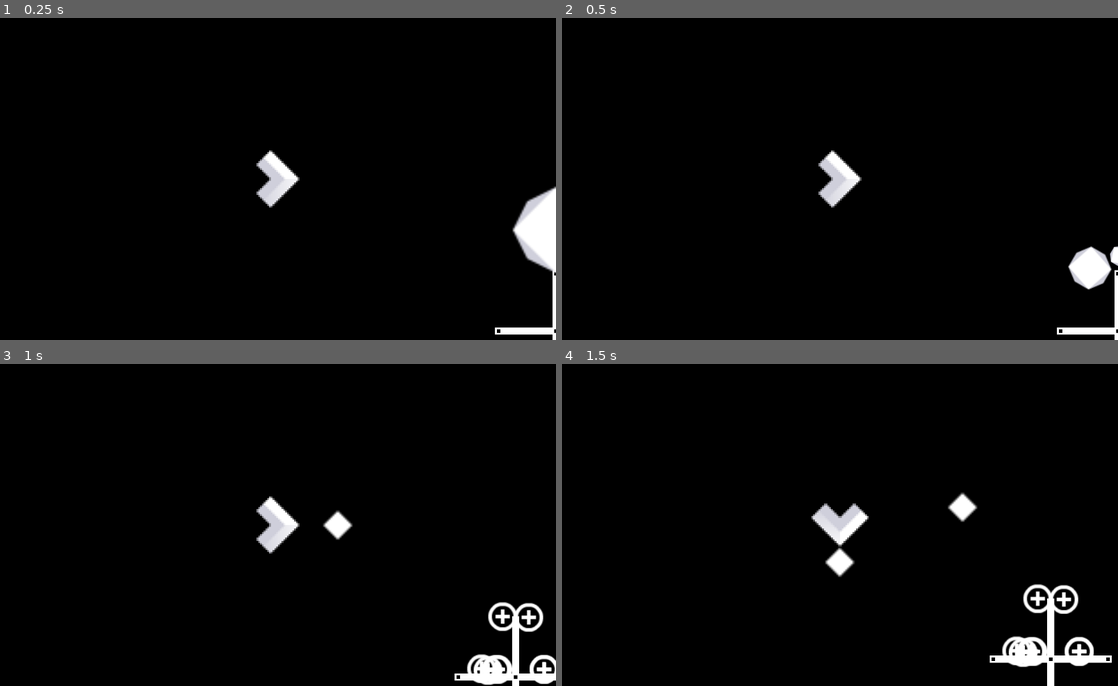
Above: before the commit, frames 1-4 (two rows, left to right).
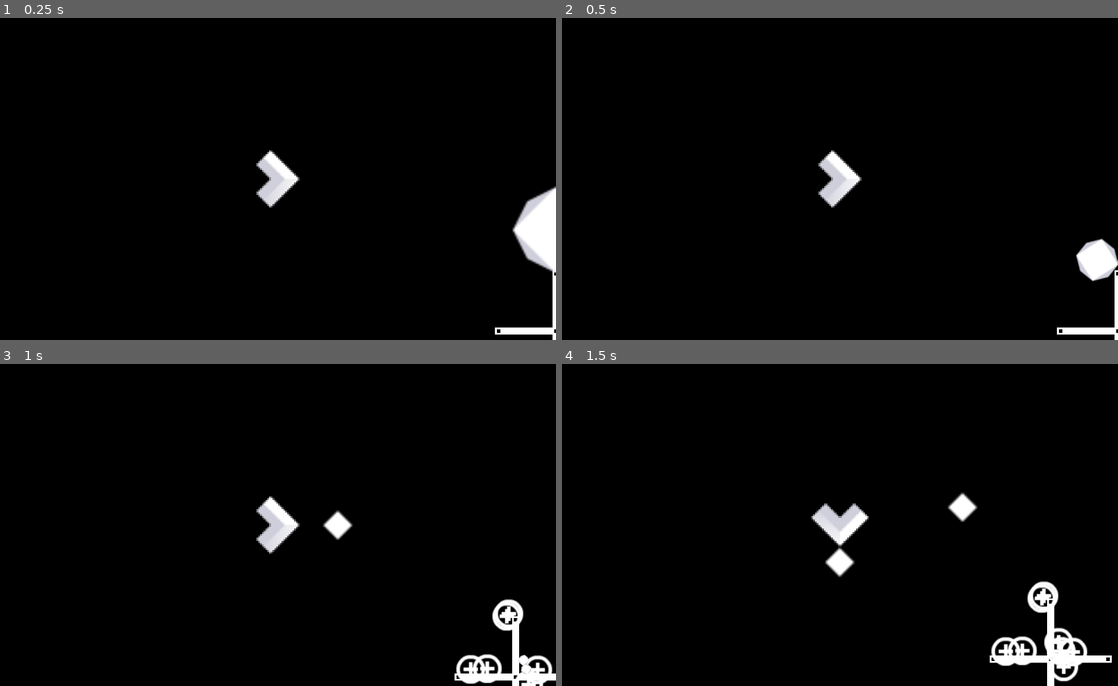
Above: after the commit, the same moments.

Repository: Maaack/gwj-85
Game: Godot game, scene res://scenes/space/space.tscn
Two runs of this game, one before a commit and one after it. Both use one fixed random seed, a clock stepped at 60 frames per second and the inputs below.
Inputs:
- Up to frame 1 (0.25 s): no input
- Up to frame 2 (0.5 s): no input
- Up to frame 3 (1 s): hold Right (move_right) from 0.53 s (still down); tap Space (shoot) at 0.6 s
- Up to frame 4 (1.5 s): release Right (move_right) at 1.28 s; hold Down (move_down) from 1.28 s (still down); tap Space (shoot) at 1.35 s

Frame 1 is identical in both runs. In frame 2, 0.6% of the frame differs, in the area x 91-100%, y 68-85%; in frame 3, 1.4%; in frame 4, 1.7%, in the area x 77-96%, y 67-99%.

Commit message:
Bullets trigger signals on station tilesets.

Diff:
--- a/scenes/asteroids/asteroid.gd
+++ b/scenes/asteroids/asteroid.gd
@@ -11,10 +11,7 @@
 @onready var sprite_2d = %Sprite2D
 @onready var collision_shape_2d = %CollisionShape2D
 
-func _on_body_entered(body: Node2D):
-	if body is Asteroid2D: return
-	if body.has_method("damage"):
-		body.damage(pow(2, game_mass))
+func damage(_amount : int = 1):
 	if game_mass > 1:
 		for piece_iter in range(pieces):
 			var asteroid_instance := self.duplicate()
@@ -30,6 +27,12 @@
 		GameEvents.object_spawned.emit(resource_instance)
 	queue_free()
 
+func _on_body_entered(body: Node2D):
+	if body is Asteroid2D or body is Bullet2D: return
+	if body.has_method("damage"):
+		body.damage(pow(2, game_mass))
+	damage(1)
+
 func _ready():
 	var _scale_ratio = pow(2, game_mass) / 16.0
 	sprite_2d.scale = Vector2(_scale_ratio, _scale_ratio)
--- a/scenes/bullets/bullet.gd
+++ b/scenes/bullets/bullet.gd
@@ -1,7 +1,22 @@
+class_name Bullet2D
 extends CharacterBody2D
 
-func _physics_process(delta) -> void:
-	move_and_slide()
+@export var bullet_damage := 10
+
+func _physics_process(_delta) -> void:
+	if move_and_slide():
+		for i in get_slide_collision_count():
+			var collision := get_slide_collision(i)
+			var collider := collision.get_collider()
+			if collider.has_method(&"damage"):
+				if collider is TileMapLayer:
+					collider.damage(bullet_damage, collision.get_position())
+				else:
+					collider.damage(bullet_damage)
+		queue_free()
 
 func damage(_amount : float) -> void:
 	queue_free()
+
+func _on_decay_timer_timeout():
+	queue_free()
--- a/scenes/bullets/bullet.tscn
+++ b/scenes/bullets/bullet.tscn
@@ -7,8 +7,8 @@
 radius = 2.0
 
 [node name="Bullet" type="CharacterBody2D"]
-collision_layer = 4
-collision_mask = 0
+collision_layer = 0
+collision_mask = 28
 script = ExtResource("1_5f1na")
 
 [node name="Sprite2D" type="Sprite2D" parent="."]
@@ -16,3 +16,10 @@
 
 [node name="CollisionShape2D" type="CollisionShape2D" parent="."]
 shape = SubResource("CircleShape2D_5f1na")
+
+[node name="DecayTimer" type="Timer" parent="."]
+wait_time = 5.0
+one_shot = true
+autostart = true
+
+[connection signal="timeout" from="DecayTimer" to="." method="_on_decay_timer_timeout"]
--- a/scenes/player_character/player.gd
+++ b/scenes/player_character/player.gd
@@ -1,4 +1,6 @@
 extends CharacterBody2D
+
+signal resources_updated(count : int)
 
 @export var resources : int = 0
 
@@ -7,10 +9,12 @@
 func remove_all_resources() -> int:
 	var return_value := resources
 	resources = 0
+	resources_updated.emit(resources)
 	return return_value
 
 func add_resource(amount : int = 1) -> bool:
 	resources += amount
+	resources_updated.emit(resources)
 	return true
 
 func damage(amount : float) -> void:
--- a/scenes/player_character/player.tscn
+++ b/scenes/player_character/player.tscn
@@ -8,6 +8,7 @@
 [ext_resource type="Script" uid="uid://c8lbeuefufhh2" path="res://scenes/components/health_component.gd" id="6_0sa2d"]
 
 [node name="Player" type="CharacterBody2D"]
+collision_mask = 28
 script = ExtResource("1_0sa2d")
 
 [node name="Sprite2D" type="Sprite2D" parent="."]
--- a/scenes/space/space.gd
+++ b/scenes/space/space.gd
@@ -1,7 +1,12 @@
 extends Node
+
+@onready var resources = %Resources
 
 func _on_object_spawned(node_2d : Node2D) -> void:
 	add_child.call_deferred(node_2d)
 
 func _ready() -> void:
 	GameEvents.object_spawned.connect(_on_object_spawned)
+
+func _on_player_resources_updated(count):
+	resources.text = "%d" % count
--- a/scenes/space/space.tscn
+++ b/scenes/space/space.tscn
@@ -1,9 +1,113 @@
-[gd_scene load_steps=5 format=3 uid="uid://dihrvlelgw1hq"]
+[gd_scene load_steps=8 format=3 uid="uid://dihrvlelgw1hq"]
 
 [ext_resource type="Script" uid="uid://06q0y3pvo6ae" path="res://scenes/space/space.gd" id="1_718x5"]
 [ext_resource type="PackedScene" uid="uid://k4l4k4ev6t7x" path="res://scenes/player_character/player.tscn" id="2_x217o"]
 [ext_resource type="PackedScene" uid="uid://blmqu1s4cnie5" path="res://scenes/stations/station.tscn" id="3_x217o"]
+[ext_resource type="Texture2D" uid="uid://dhbyaxm3n57rj" path="res://assets/sprites/white-station-piskel-v2.png" id="4_0a2q3"]
 [ext_resource type="PackedScene" uid="uid://b0bfytfwc4v4t" path="res://scenes/asteroids/asteroid.tscn" id="5_0a2q3"]
+
+[sub_resource type="TileSetAtlasSource" id="TileSetAtlasSource_n6hgd"]
+texture = ExtResource("4_0a2q3")
+0:0/0 = 0
+0:0/0/terrain_set = 0
+0:0/0/terrain = 0
+0:0/0/physics_layer_0/polygon_0/points = PackedVector2Array(-2, -8, 2, -8, 2, 8, -2, 8)
+0:0/0/terrains_peering_bit/bottom_side = 0
+0:0/0/terrains_peering_bit/top_side = 0
+1:0/0 = 0
+1:0/0/terrain_set = 0
+1:0/0/terrain = 0
+1:0/0/physics_layer_0/polygon_0/points = PackedVector2Array(8, -2, 8, 2, -8, 2, -8, -2)
+1:0/0/terrains_peering_bit/right_side = 0
+1:0/0/terrains_peering_bit/left_side = 0
+2:0/0 = 0
+2:0/0/terrain_set = 0
+2:0/0/terrain = 0
+2:0/0/physics_layer_0/polygon_0/points = PackedVector2Array(-8, 2, -8, -2, -2, -2, -2, -8, 2, -8, 2, 2)
+2:0/0/terrains_peering_bit/left_side = 0
+2:0/0/terrains_peering_bit/top_side = 0
+3:0/0 = 0
+3:0/0/terrain_set = 0
+3:0/0/terrain = 0
+3:0/0/physics_layer_0/polygon_0/points = PackedVector2Array(2, 8, -2, 8, -2, 2, -8, 2, -8, -2, 2, -2)
+3:0/0/terrains_peering_bit/bottom_side = 0
+3:0/0/terrains_peering_bit/left_side = 0
+0:1/0 = 0
+0:1/0/terrain_set = 0
+0:1/0/terrain = 0
+0:1/0/physics_layer_0/polygon_0/points = PackedVector2Array(8, -2, 8, 2, 2, 2, 2, 8, -2, 8, -2, -2)
+0:1/0/terrains_peering_bit/right_side = 0
+0:1/0/terrains_peering_bit/bottom_side = 0
+1:1/0 = 0
+1:1/0/terrain_set = 0
+1:1/0/terrain = 0
+1:1/0/physics_layer_0/polygon_0/points = PackedVector2Array(-2, -8, 2, -8, 2, -2, 8, -2, 8, 2, -2, 2)
+1:1/0/terrains_peering_bit/right_side = 0
+1:1/0/terrains_peering_bit/top_side = 0
+2:1/0 = 0
+2:1/0/terrain_set = 0
+2:1/0/terrain = 0
+2:1/0/physics_layer_0/polygon_0/points = PackedVector2Array(2, 2, -2, 2, -2, -8, 2, -8)
+2:1/0/terrains_peering_bit/top_side = 0
+3:1/0 = 0
+3:1/0/terrain_set = 0
+3:1/0/terrain = 0
+3:1/0/physics_layer_0/polygon_0/points = PackedVector2Array(2, -2, 2, 2, -8, 2, -8, -2)
+3:1/0/terrains_peering_bit/left_side = 0
+0:2/0 = 0
+0:2/0/terrain_set = 0
+0:2/0/terrain = 0
+0:2/0/physics_layer_0/polygon_0/points = PackedVector2Array(-2, -2, 2, -2, 2, 8, -2, 8)
+0:2/0/terrains_peering_bit/bottom_side = 0
+1:2/0 = 0
+1:2/0/terrain_set = 0
+1:2/0/terrain = 0
+1:2/0/physics_layer_0/polygon_0/points = PackedVector2Array(-2, 2, -2, -2, 8, -2, 8, 2)
+1:2/0/terrains_peering_bit/right_side = 0
+2:2/0 = 0
+2:2/0/terrain_set = 0
+2:2/0/terrain = 0
+2:2/0/physics_layer_0/polygon_0/points = PackedVector2Array(-2, -8, 2, -8, 2, -2, 8, -2, 8, 2, -8, 2, -8, -2, -2, -2)
+2:2/0/terrains_peering_bit/right_side = 0
+2:2/0/terrains_peering_bit/left_side = 0
+2:2/0/terrains_peering_bit/top_side = 0
+3:2/0 = 0
+3:2/0/terrain_set = 0
+3:2/0/terrain = 0
+3:2/0/physics_layer_0/polygon_0/points = PackedVector2Array(-8, 2, -8, -2, -2, -2, -2, -8, 2, -8, 2, 8, -2, 8, -2, 2)
+3:2/0/terrains_peering_bit/bottom_side = 0
+3:2/0/terrains_peering_bit/left_side = 0
+3:2/0/terrains_peering_bit/top_side = 0
+0:3/0 = 0
+0:3/0/terrain_set = 0
+0:3/0/terrain = 0
+0:3/0/physics_layer_0/polygon_0/points = PackedVector2Array(2, 8, -2, 8, -2, 2, -8, 2, -8, -2, 8, -2, 8, 2, 2, 2)
+0:3/0/terrains_peering_bit/right_side = 0
+0:3/0/terrains_peering_bit/bottom_side = 0
+0:3/0/terrains_peering_bit/left_side = 0
+1:3/0 = 0
+1:3/0/terrain_set = 0
+1:3/0/terrain = 0
+1:3/0/physics_layer_0/polygon_0/points = PackedVector2Array(8, -2, 8, 2, 2, 2, 2, 8, -2, 8, -2, -8, 2, -8, 2, -2)
+1:3/0/terrains_peering_bit/right_side = 0
+1:3/0/terrains_peering_bit/bottom_side = 0
+1:3/0/terrains_peering_bit/top_side = 0
+2:3/0 = 0
+2:3/0/terrain_set = 0
+2:3/0/terrain = 0
+2:3/0/physics_layer_0/polygon_0/points = PackedVector2Array(-2, -8, 2, -8, 2, -2, 8, -2, 8, 2, 2, 2, 2, 8, -2, 8, -2, 2, -8, 2, -8, -2, -2, -2)
+2:3/0/terrains_peering_bit/right_side = 0
+2:3/0/terrains_peering_bit/bottom_side = 0
+2:3/0/terrains_peering_bit/left_side = 0
+2:3/0/terrains_peering_bit/top_side = 0
+
+[sub_resource type="TileSet" id="TileSet_wfdyj"]
+physics_layer_0/collision_layer = 8
+physics_layer_0/collision_mask = 0
+terrain_set_0/mode = 2
+terrain_set_0/terrain_0/name = "StationParts"
+terrain_set_0/terrain_0/color = Color(0.517558, 0.251789, 0.609403, 1)
+sources/1 = SubResource("TileSetAtlasSource_n6hgd")
 
 [node name="Space" type="Node"]
 script = ExtResource("1_718x5")
@@ -16,7 +120,35 @@
 collision_layer = 2
 collision_mask = 0
 
+[node name="Station2" parent="." instance=ExtResource("3_x217o")]
+position = Vector2(372, 0)
+collision_layer = 8
+collision_mask = 0
+
+[node name="StationParts" parent="Station2" index="0"]
+tile_set = SubResource("TileSet_wfdyj")
+
 [node name="Asteroid" parent="." instance=ExtResource("5_0a2q3")]
 position = Vector2(155, 0)
 collision_layer = 5
 collision_mask = 15
+
+[node name="CanvasLayer" type="CanvasLayer" parent="."]
+
+[node name="Control" type="Control" parent="CanvasLayer"]
+layout_mode = 3
+anchors_preset = 15
+anchor_right = 1.0
+anchor_bottom = 1.0
+grow_horizontal = 2
+grow_vertical = 2
+
+[node name="Resources" type="Label" parent="CanvasLayer/Control"]
+unique_name_in_owner = true
+layout_mode = 0
+offset_right = 40.0
+offset_bottom = 23.0
+
+[connection signal="resources_updated" from="Player" to="." method="_on_player_resources_updated"]
+
+[editable path="Station2"]
--- a/scenes/stations/station.tscn
+++ b/scenes/stations/station.tscn
@@ -1,7 +1,8 @@
-[gd_scene load_steps=6 format=4 uid="uid://blmqu1s4cnie5"]
+[gd_scene load_steps=7 format=4 uid="uid://blmqu1s4cnie5"]
 
 [ext_resource type="Script" uid="uid://c24inooqjqpcu" path="res://scenes/stations/station.gd" id="1_p2oen"]
 [ext_resource type="Texture2D" uid="uid://dhbyaxm3n57rj" path="res://assets/sprites/white-station-piskel-v2.png" id="2_p2oen"]
+[ext_resource type="Script" uid="uid://1fre8nchd36n" path="res://scenes/stations/station_parts.gd" id="3_3ic5c"]
 
 [sub_resource type="TileSetAtlasSource" id="TileSetAtlasSource_3ic5c"]
 texture = ExtResource("2_p2oen")
@@ -99,7 +100,7 @@
 2:3/0/terrains_peering_bit/top_side = 0
 
 [sub_resource type="TileSet" id="TileSet_fbgwf"]
-physics_layer_0/collision_layer = 1
+physics_layer_0/collision_layer = 2
 physics_layer_0/collision_mask = 0
 terrain_set_0/mode = 2
 terrain_set_0/terrain_0/name = "StationParts"
@@ -117,6 +118,7 @@
 position = Vector2(-8, -8)
 tile_map_data = PackedByteArray("AAAAAAAAAQACAAMAAAAAAAEAAQAAAAAAAAAAAAIAAQABAAEAAAABAAIAAQADAAEAAAAAAP//AQAAAAAAAAAAAP7/AQAAAAIAAAABAAAAAQABAAAAAAD//wAAAQABAAAAAAD+/wAAAQABAAIAAAACAAAAAQADAAEAAAA=")
 tile_set = SubResource("TileSet_fbgwf")
+script = ExtResource("3_3ic5c")
 
 [node name="Timer" type="Timer" parent="."]
 wait_time = 5.0
--- /dev/null
+++ b/scenes/stations/station_parts.gd
@@ -0,0 +1,9 @@
+extends TileMapLayer
+
+signal tile_damaged(tile_id : Vector2i, amount : float)
+
+func damage(amount : float = 1.0, location : Vector2 = Vector2.ZERO) -> void:
+	var relative_location = location - (global_position - position)
+	var tile_size := tile_set.tile_size
+	var relative_tile : Vector2i = round(relative_location / Vector2(tile_set.tile_size))
+	tile_damaged.emit(relative_tile, amount)
Not shown, added: scenes/stations/station_parts.gd.uid
